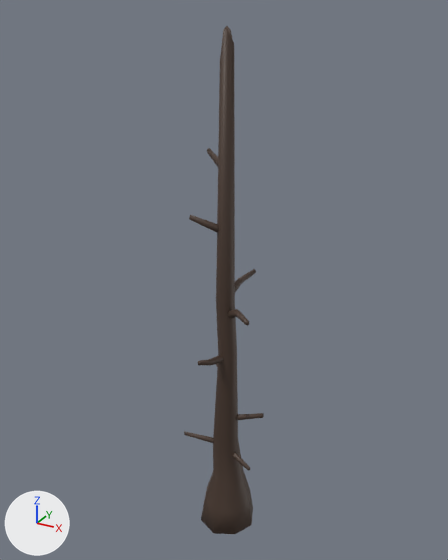
The FBX model Assets/Assets_Visual/Forest/Forest Models/Large_Dead_Pine.fbx, before and after one commit.
Rendered twice from a 50 mm lens placed at (3.23, -6.04, 6.59), pointed at (-0.16, 0.14, 3.5). Every picture has the same lights, and +X, +Y and +Z are marked at lower left. Where no turn or scale is listed for an object, it has been applied to the vertices.

Names of what the first picture shows: 'SM_Tree_Pine_Dead_01'.
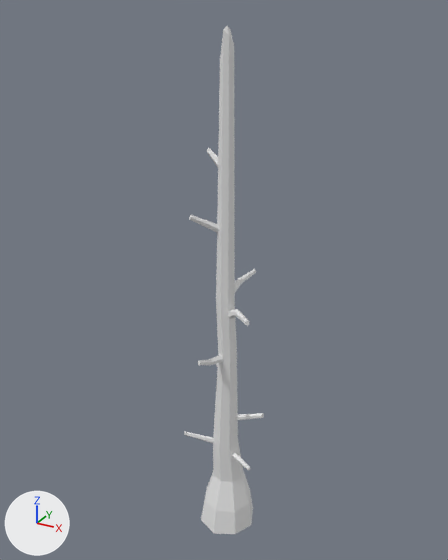
What changed in the scene script:
```text
Change me_mesh:
    where me_mesh.from_pydata(...)  # 193 vertices, 190 faces; spans x -0.54..0.46, y -0.58..0.55, z -0.31..6.42
    used by ob_sm_tree_pine_dead_01; location = (0.0, 0.0, 0.0)
    remove me_mesh.materials.append(mat_lambert2)  # picture img_polygonnature_01_png
    me_mesh part 1: edges marked sharp go from 0 to 261
```

Boxes [x1, y1, x2, y2] around the edits, measured in the pictures (448 x 560 px):
'SM_Tree_Pine_Dead_01', recoloured, shading changed (brown to grey)
    both: [184, 26, 264, 534]
